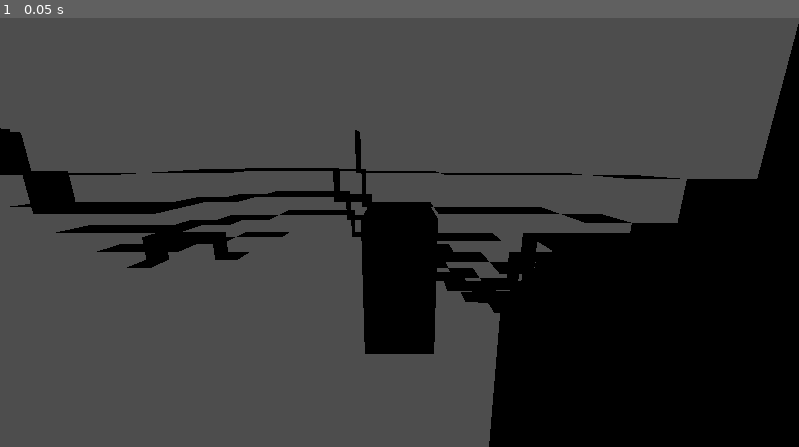
Above: before the commit, frame 1.
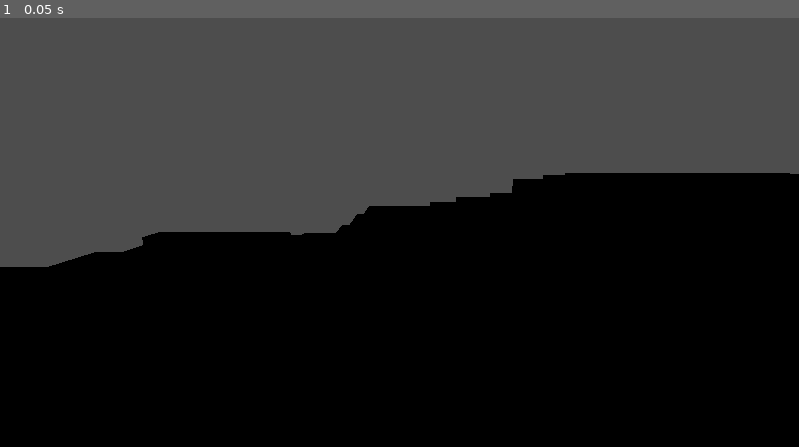
Above: after the commit, the same moment.

Repository: RatedMForMormon/terracraft
Game: Godot game, scene res://scenes/world.tscn
The game is run twice, just before and just after one commit, with the same random seed, the same clock (stepped at 60 frames per second) and the same inputs.
Inputs:
- Up to frame 1 (0.05 s): no input

The runs differ from the first frame. In frame 1, 33% of the frame differs, in the area x 0-100%, y 1-100%.

Commit message:
[terrain] added noise map

Diff:
--- a/scenes/chunk.tscn
+++ b/scenes/chunk.tscn
@@ -1,6 +1,11 @@
-[gd_scene load_steps=2 format=3 uid="uid://cgbmgiq14cy8e"]
+[gd_scene load_steps=3 format=3 uid="uid://cgbmgiq14cy8e"]
 
 [ext_resource type="Script" path="res://scripts/chunk.gd" id="1_ht6ml"]
 
+[sub_resource type="FastNoiseLite" id="FastNoiseLite_yi27p"]
+frequency = 0.004
+metadata/_preview_in_3d_space_ = true
+
 [node name="chunk" type="StaticBody3D"]
 script = ExtResource("1_ht6ml")
+noise = SubResource("FastNoiseLite_yi27p")
